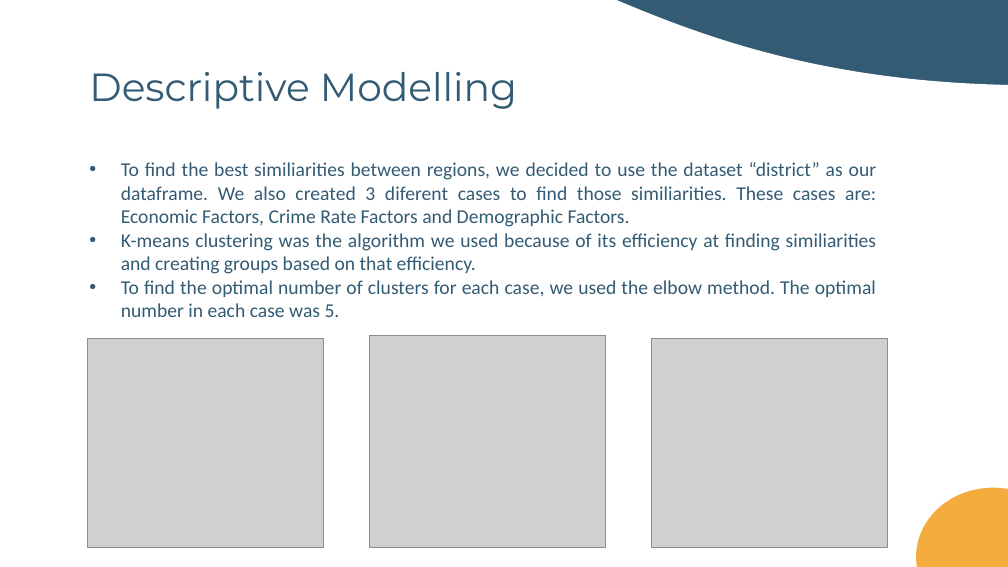
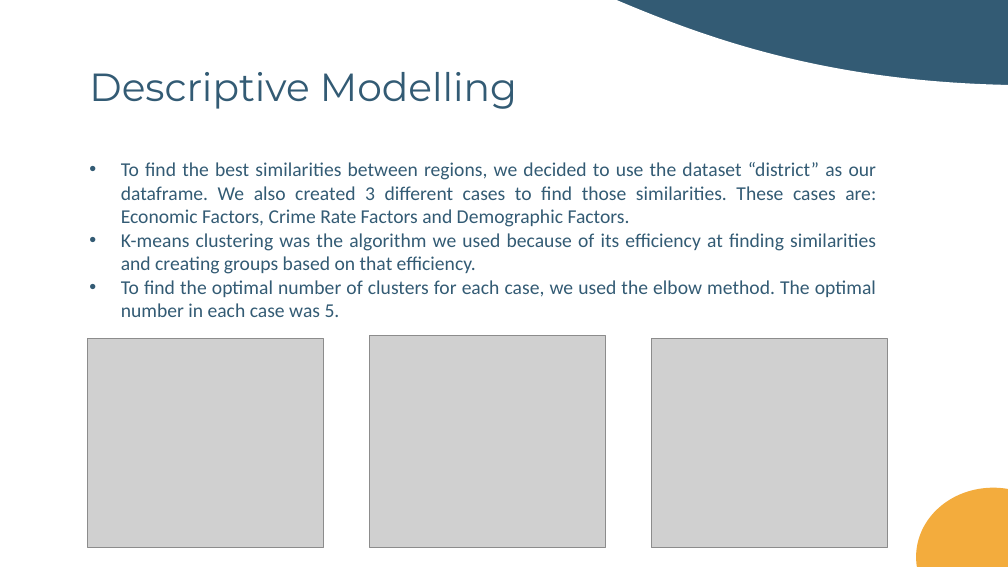
Before and after one commit to DanielaTomas/FCUP-DM1, a slide deck: slide 7 of docs/DM1.pptx. Drawn at 1008x567 pixels with LibreOffice and Linux fonts; fonts in the diff are those of the drawing; grey boxes stand for pictures. Boxes give left, top, right and bottom in pixels: in the first picture for what was removed or moved away, otherwise in the second. Text is boxed around its words. In the diff, an @@ line names an element or a change of style, - is before the commit and + after.

Commit message:
update ppt

```diff
--- a/docs/DM1.pptx
+++ b/docs/DM1.pptx
@@ text at (x1=121, y1=162, x2=876, y2=274): text changed @@
-• To find the best similiarities between regions, we decided to use the dataset “district” as our dataframe. We also created 3 diferent cases to find those similiarities. These cases are: Economic Factors, Crime Rate Factors and Demographic Factors.
-• K-means clustering was the algorithm we used because of its efficiency at finding similiarities and creating groups based on that efficiency.
+• To find the best similarities between regions, we decided to use the dataset “district” as our dataframe. We also created 3 different cases to find those similarities. These cases are: Economic Factors, Crime Rate Factors and Demographic Factors.
+• K-means clustering was the algorithm we used because of its efficiency at finding similarities and creating groups based on that efficiency.
```
Also in this commit, not shown: 3 other slides changed, 1 slide removed.
